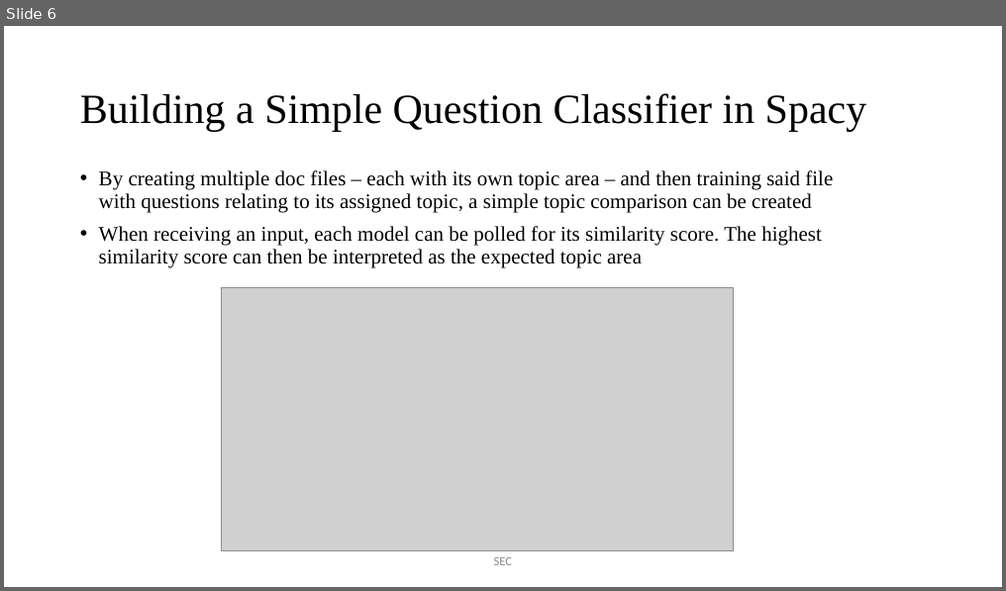
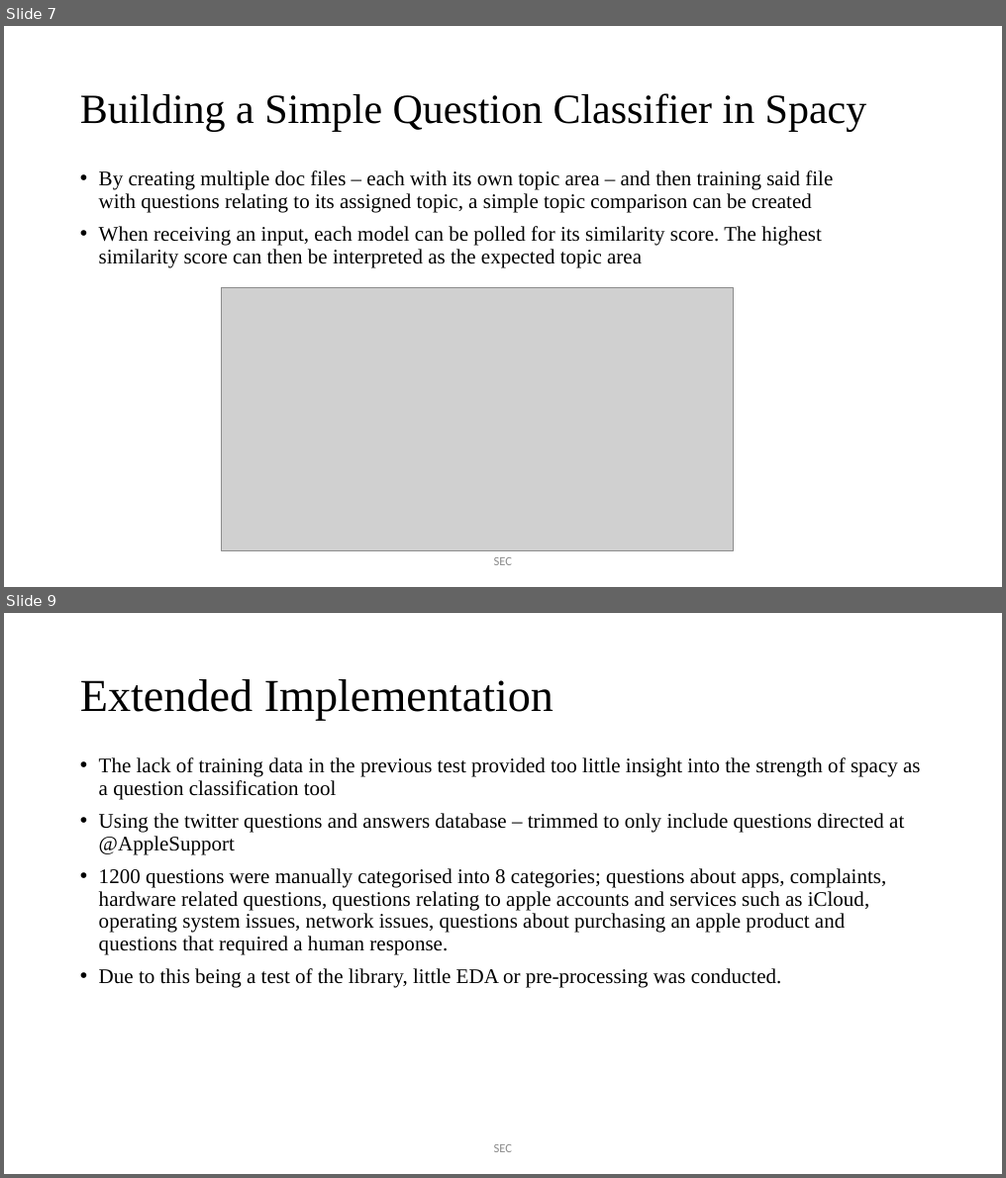
Before and after one commit to JaVonox/AIChatbot, a slide deck: Documentation/100505349.pptx. Shown one above the other, each under a label of ours: slide 6 before the commit, slides 7 and 9 after it; the slides between them are not shown. The pictures are 1006x591 and 1006x1178 pixels, drawn with LibreOffice and Linux fonts; fonts in the diff are those of the drawing; grey boxes stand for pictures. Boxes give left, top, right and bottom in pixels: in the first picture for what was removed or moved away, otherwise in the second. Text is boxed around its words. In the diff, an @@ line names an element or a change of style, - is before the commit and + after.

```diff
--- a/Documentation/100505349.pptx
+++ b/Documentation/100505349.pptx
@@ slide 9 added at (x1=4, y1=613, x2=1002, y2=1174), background #FFFFFF @@
@@ title added at (x1=80, y1=679, x2=553, y2=721), 44 pt, text #000000 @@
+Extended Implementation
@@ text added at (x1=99, y1=758, x2=920, y2=988), 20 pt, text #000000 @@
+• The lack of training data in the previous test provided too little insight into the strength of spacy as a question classification tool
+• Using the twitter questions and answers database – trimmed to only include questions directed at @AppleSupport
+• 1200 questions were manually categorised into 8 categories; questions about apps, complaints, hardware related questions, questions relating to apple accounts and services such as iCloud, operating system issues, network issues, questions about purchasing an apple product and questions that required a human response.
+• Due to this being a test of the library, little EDA or pre-processing was conducted.
@@ text added at (x1=494, y1=1145, x2=512, y2=1153), 12 pt, text #8C8C8C @@
+SEC
@@ what was slide 6 is now slide 7 @@
```
Also in this commit, not shown: 2 slides changed, 10 other slides added, 5 slides removed, 8 other files.
